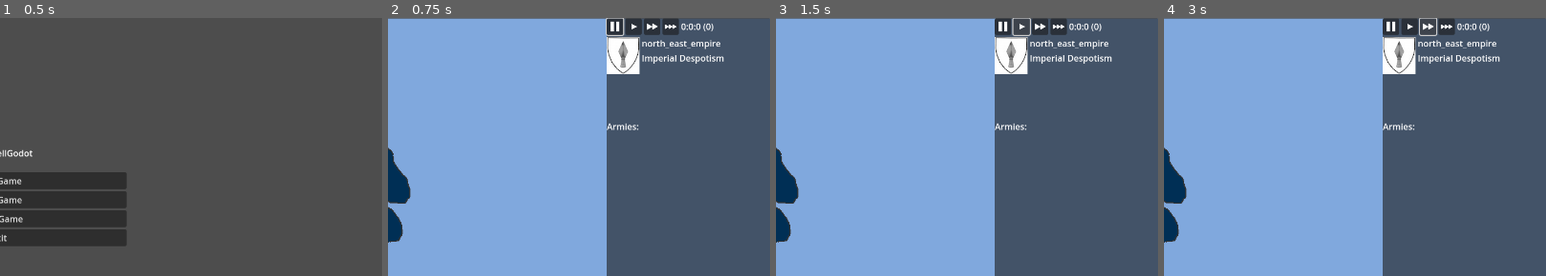
Above: before the commit, frames 1-4 (left to right).
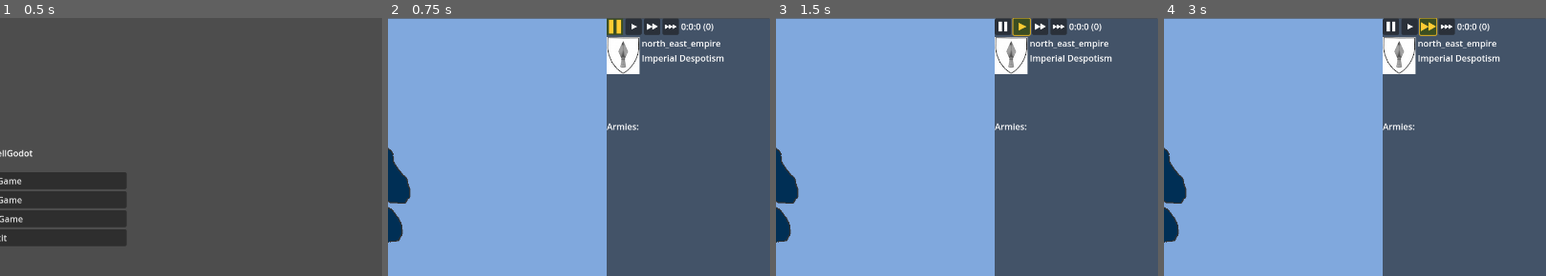
Above: after the commit, the same moments.

Repository: code-11/StormCell
Game: Godot game, scene res://testing.tscn
Same seed, same stepped clock (60 frames per second), same inputs: the game is played once before the commit and once after it.
Inputs (mouse positions are % of the whole screen's width and height, from its top left):
- Up to frame 1 (0.5 s): no input
- Up to frame 2 (0.75 s): click "New Game" at 0.5 s
- Up to frame 3 (1.5 s): click (82, 2) at 1.25 s
- Up to frame 4 (3 s): click (82, 2) at 2 s; click (85, 2) at 2.75 s
The pictures show only the part of the screen within x 50-100%, y 0-50%; the shares and areas given below are measured in that part.

Frame 1 is identical in both runs. In frame 2, 0.3% of the frame differs, in the area x 57-62%, y 0-8%; in frame 3, 0.3%, in the area x 61-67%, y 0-8%; in frame 4, 0.3%.

Commit message:
Fix button highlight persistence for time and stance controls
Time buttons now use toggle_mode + ButtonGroup so the active speed
stays visually highlighted independent of focus. Stance buttons sync
their pressed state and gold modulate tint every frame from army.stance,
surviving disabled state during move lock. Disabled state now also
properly clears when the lock expires.

Co-Authored-By: Claude Sonnet 4.6 (1M context) <noreply@anthropic.com>

Diff:
--- a/stormCellGodot/ArmyGuiItem.gd
+++ b/stormCellGodot/ArmyGuiItem.gd
@@ -96,19 +96,22 @@
 	for child in actions_box.get_children():
 		if child.stance==the_army.stance:
 			child.button_pressed=true
-			child.grab_focus()
 
 func _process(delta):
 	if the_army and is_instance_valid(the_army):
 		size_lbl.text=str(int(the_army.size))
 		stance_lbl.text=the_army.get_stance_as_str()
+		for btn in actions_box.get_children():
+			btn.button_pressed = (btn.stance == the_army.stance)
+			btn.modulate = Color(1, 0.8, 0.2) if btn.stance == the_army.stance else Color(1, 1, 1)
 		if the_army.move_queue.is_empty():
 			path_lbl.visible = false
 		else:
 			var names = the_army.move_queue.map(func(r): return r.name)
 			path_lbl.text = "Path: " + " → ".join(names)
 			path_lbl.visible = true
-	if the_army and is_instance_valid(the_army) and the_army.stance_lock:
-		stance_lock_lbl.text=str(int(the_army.stance_lock))
+	if the_army and is_instance_valid(the_army):
+		var locked = the_army.stance_lock != null
+		stance_lock_lbl.text = str(int(the_army.stance_lock)) if locked else ""
 		for actions_btn in actions_box.get_children():
-			actions_btn.disabled=true
+			actions_btn.disabled = locked
--- a/stormCellGodot/StanceButton.gd
+++ b/stormCellGodot/StanceButton.gd
@@ -12,3 +12,4 @@
 	expand_icon=true
 	size_flags_horizontal=Control.SIZE_SHRINK_BEGIN
 	toggle_mode=true
+	theme=load("res://sc_ui/sc_theme.tres")
--- a/stormCellGodot/TimeControls.gd
+++ b/stormCellGodot/TimeControls.gd
@@ -37,6 +37,12 @@
 func update_lbl(time_tup, cumulative_time):
 	$Label.text=str(time_tup[0])+":"+str(time_tup[1])+":"+str(time_tup[2])+" ("+str(int(cumulative_time))+")"
 
+func _update_time_button_highlights():
+	var multipliers = [PAUSE_MULTIPLIER, PLAY_MULTIPLIER, PLAY_2_MULTIPLIER, PLAY_3_MULTIPLIER]
+	var btns = [$Pause, $Play, $Play_2, $Play_3]
+	for i in btns.size():
+		btns[i].modulate = Color(1, 0.8, 0.2) if multipliers[i] == cur_time_multiplier else Color(1, 1, 1)
+
 func _process(delta):
 	#TODO This sucks, optimize it.
 	var cur_time=Time.get_ticks_msec()
@@ -48,6 +54,7 @@
 		every_day()
 	last_time = cur_time
 	last_tup=cur_tup
+	_update_time_button_highlights()
 
 func remove_army(region, army):
 	region.remove_child(army)
@@ -89,5 +96,8 @@
 	$Play.set_speed_play.connect(_on_speed_set_play)
 	$Play_2.set_speed_play_2.connect(_on_speed_set_play_2)
 	$Play_3.set_speed_play_3.connect(_on_speed_set_play_3)
+	var time_btn_group = ButtonGroup.new()
+	for btn in [$Pause, $Play, $Play_2, $Play_3]:
+		btn.toggle_mode = true
+		btn.button_group = time_btn_group
 	$Pause.button_pressed=true
-	$Pause.grab_focus()
--- a/stormCellGodot/game_scene.tscn
+++ b/stormCellGodot/game_scene.tscn
@@ -12,6 +12,7 @@
 [ext_resource type="Script" path="res://TimeControls.gd" id="9_lrl64"]
 [ext_resource type="Texture2D" uid="uid://bfan537pbqvw" path="res://images/pause.png" id="9_poc42"]
 [ext_resource type="Texture2D" uid="uid://c1lkpx5qbsjnj" path="res://images/play_1.png" id="10_1w1la"]
+[ext_resource type="Theme" uid="uid://dg65fjxj0suqa" path="res://sc_ui/sc_theme.tres" id="10_am17e"]
 [ext_resource type="Script" path="res://ArmyInfoCtrl.gd" id="10_k38sl"]
 [ext_resource type="Texture2D" uid="uid://cbhfuwi446jtx" path="res://images/play_2.png" id="11_6hv44"]
 [ext_resource type="Script" path="res://PauseBtn.gd" id="11_l2caw"]
@@ -80,6 +81,7 @@
 layout_mode = 2
 size_flags_horizontal = 0
 size_flags_vertical = 4
+theme = ExtResource("10_am17e")
 icon = ExtResource("9_poc42")
 expand_icon = true
 script = ExtResource("11_l2caw")
@@ -89,6 +91,7 @@
 layout_mode = 2
 size_flags_horizontal = 0
 size_flags_vertical = 4
+theme = ExtResource("10_am17e")
 icon = ExtResource("10_1w1la")
 expand_icon = true
 script = ExtResource("13_70o87")
@@ -98,6 +101,7 @@
 layout_mode = 2
 size_flags_horizontal = 0
 size_flags_vertical = 4
+theme = ExtResource("10_am17e")
 icon = ExtResource("11_6hv44")
 expand_icon = true
 script = ExtResource("15_ir76w")
@@ -107,6 +111,7 @@
 layout_mode = 2
 size_flags_horizontal = 0
 size_flags_vertical = 4
+theme = ExtResource("10_am17e")
 icon = ExtResource("12_lp14h")
 expand_icon = true
 script = ExtResource("17_i1atk")
--- /dev/null
+++ b/stormCellGodot/sc_ui/sc_theme.tres
@@ -0,0 +1,7 @@
+[gd_resource type="Theme" load_steps=2 format=3 uid="uid://dg65fjxj0suqa"]
+
+[sub_resource type="StyleBoxFlat" id="StyleBoxFlat_eqs7w"]
+bg_color = Color(0.2304, 0.380587, 0.64, 0.984314)
+
+[resource]
+Button/styles/pressed = SubResource("StyleBoxFlat_eqs7w")
Not shown: 1 places in stormCellGodot/game_scene.tscn that only renumber resources
